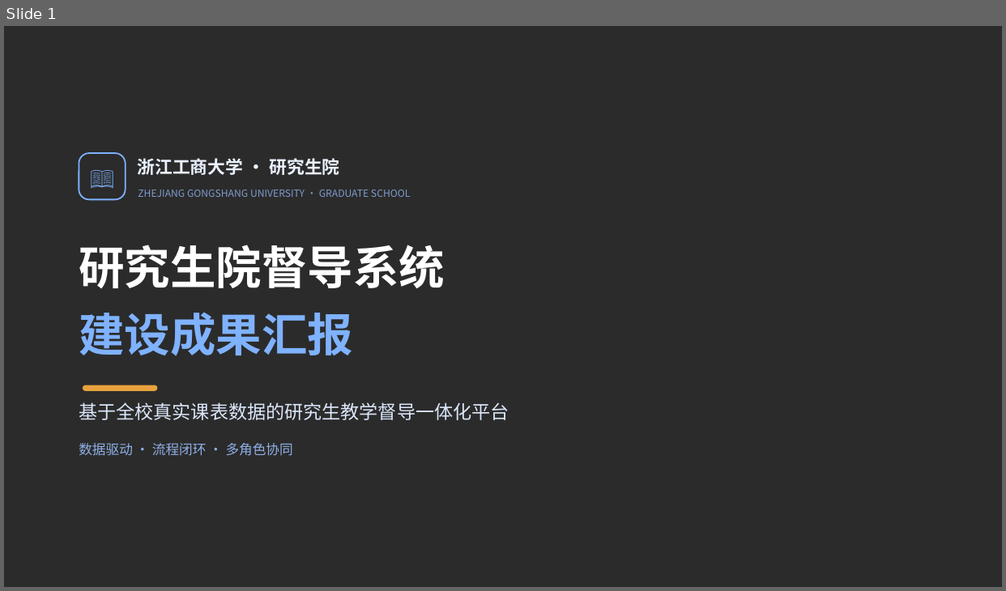
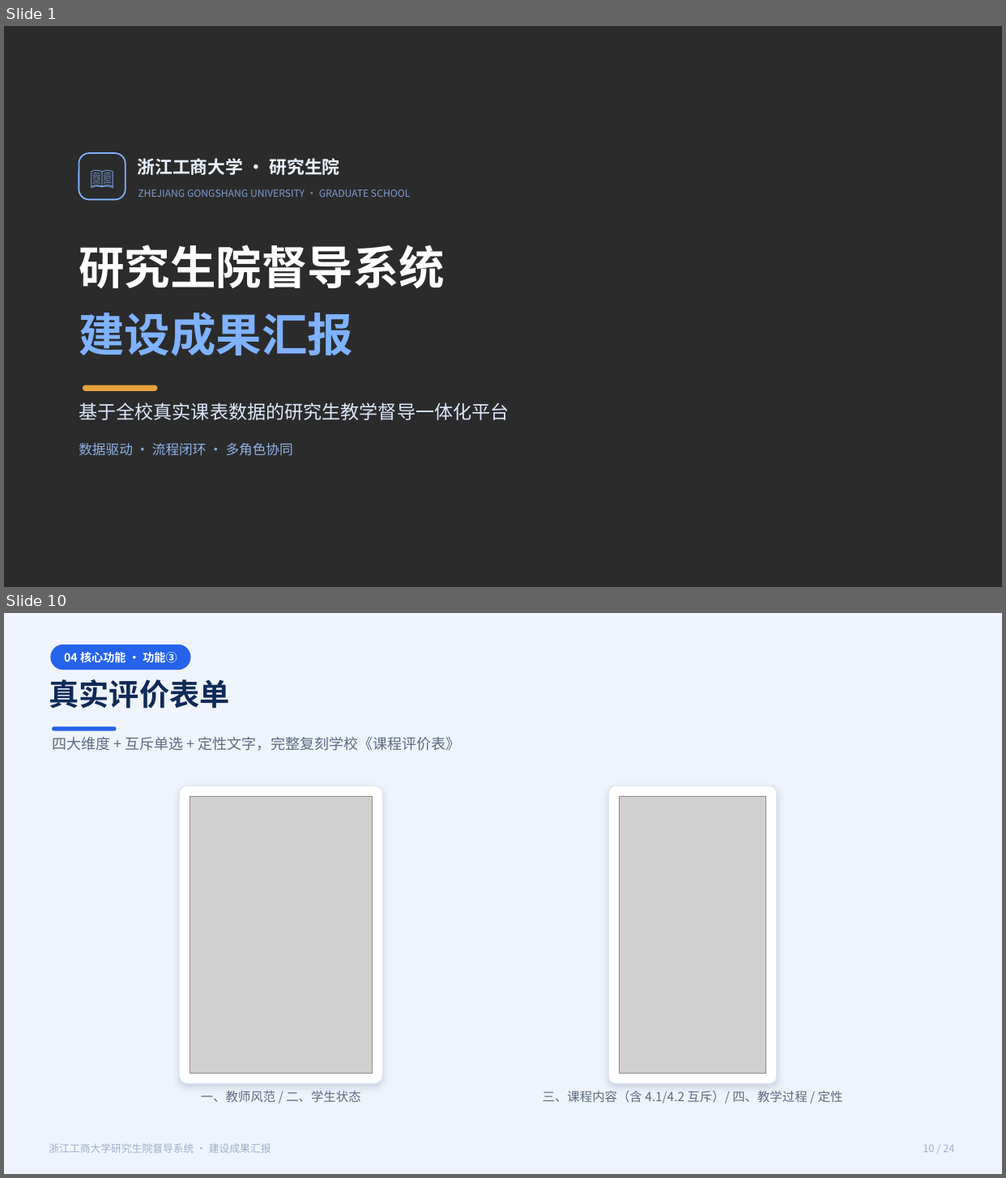
Before and after one commit to 1739467001-svg/example-of-report, a slide deck: slides/督导系统建设成果汇报.pptx. Shown one above the other, each under a label of ours: slide 1 before the commit, slides 1 and 10 after it; the slides between them are not shown. The pictures are 1006x591 and 1006x1178 pixels, drawn with LibreOffice and Linux fonts; fonts in the diff are those of the drawing; grey boxes stand for pictures; background and template pictures are left out; a plain dark background stands for a picture behind light text. Boxes give left, top, right and bottom in pixels: in the first picture for what was removed or moved away, otherwise in the second. Text is boxed around its words. In the diff, an @@ line names an element or a change of style, - is before the commit and + after.

```diff
--- a/slides/督导系统建设成果汇报.pptx
+++ b/slides/督导系统建设成果汇报.pptx
@@ slide 10 added at [4,613,1002,1174], background #FFFFFF @@
@@ rectangle added at [4,613,1002,1174], fill #EFF3FB @@
@@ rounded rectangle added at [50,645,191,670], fill #2563EB @@
@@ text added at [64,652,177,663], 11 pt, text #FFFFFF, bold @@
+04 核心功能 · 功能③
@@ text added at [49,679,229,709], 29 pt, text #0E2A56, bold @@
+真实评价表单
@@ rounded rectangle added at [52,726,117,731], fill #2563EB @@
@@ text added at [52,737,460,751], 14 pt, text #5C6B82 @@
+四大维度 + 互斥单选 + 定性文字，完整复刻学校《课程评价表》
@@ rounded rectangle added at [179,786,382,1084], fill #FFFFFF, outline #DCE6F4 0.75 pt @@
@@ picture added at [189,796,372,1073] @@
@@ rounded rectangle added at [609,786,777,1084], fill #FFFFFF, outline #DCE6F4 0.75 pt @@
@@ picture added at [620,796,766,1073] @@
@@ text added at [201,1091,360,1102], 12 pt, text #5C6B82 @@
+一、教师风范 / 二、学生状态
@@ text added at [543,1091,843,1104], 12 pt, text #5C6B82 @@
+三、课程内容（含 4.1/4.2 互斥）/ 四、教学过程 / 定性
@@ text added at [49,1144,271,1153], 10 pt, text #9FB0C8 @@
+浙江工商大学研究生院督导系统 · 建设成果汇报
@@ text added at [923,1144,954,1152], 10 pt, text #9FB0C8 @@
+10 / 24
```
Also in this commit, not shown: 21 slides changed, 16 other files.
